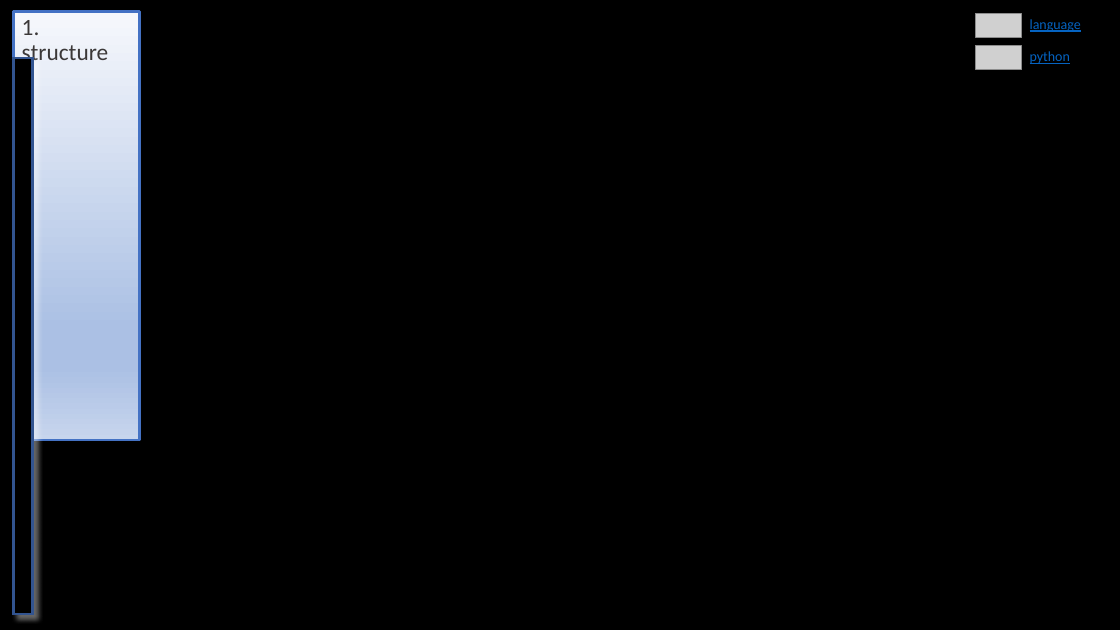
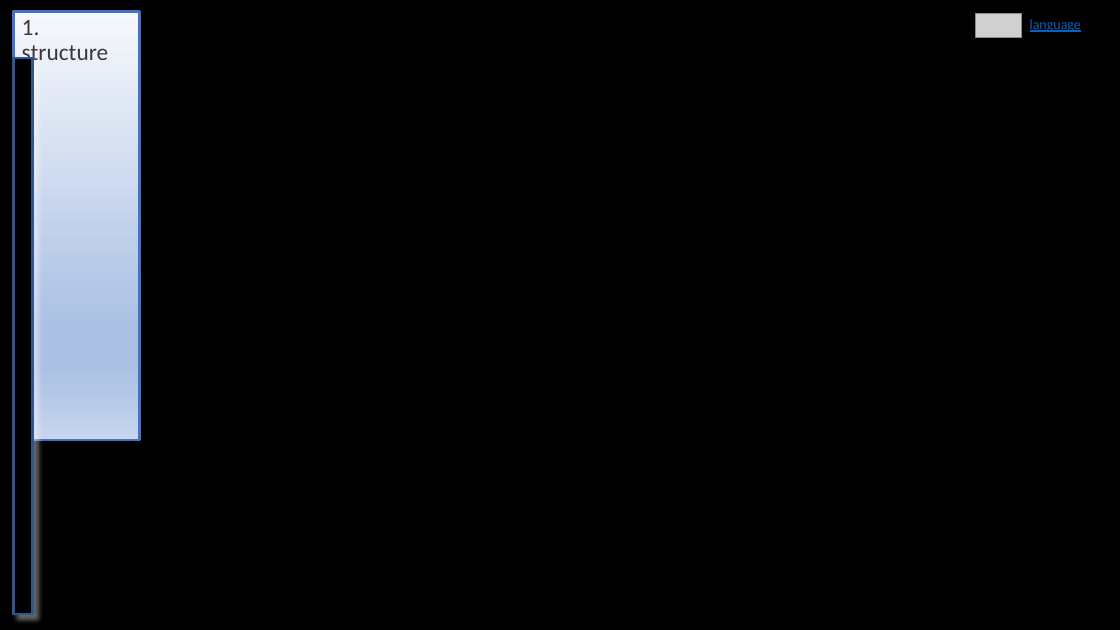
Before and after one commit to 1010836/portfolio, a slide deck: slide 1 of python/language/structure/structure.pptx. Drawn at 1120x630 pixels with LibreOffice and Linux fonts; fonts in the diff are those of the drawing; grey boxes stand for pictures. Boxes give left, top, right and bottom in pixels: in the first picture for what was removed or moved away, otherwise in the second. Text is boxed around its words. In the diff, an @@ line names an element or a change of style, - is before the commit and + after.

Commit message:
python

```diff
--- a/python/language/structure/structure.pptx
+++ b/python/language/structure/structure.pptx
@@ picture removed at (x1=976, y1=45, x2=1022, y2=70) @@
@@ text removed at (x1=1030, y1=51, x2=1070, y2=64) @@
-python
```
Also in this commit, not shown: 1 slide added, 6 slides removed, 30 other files.
